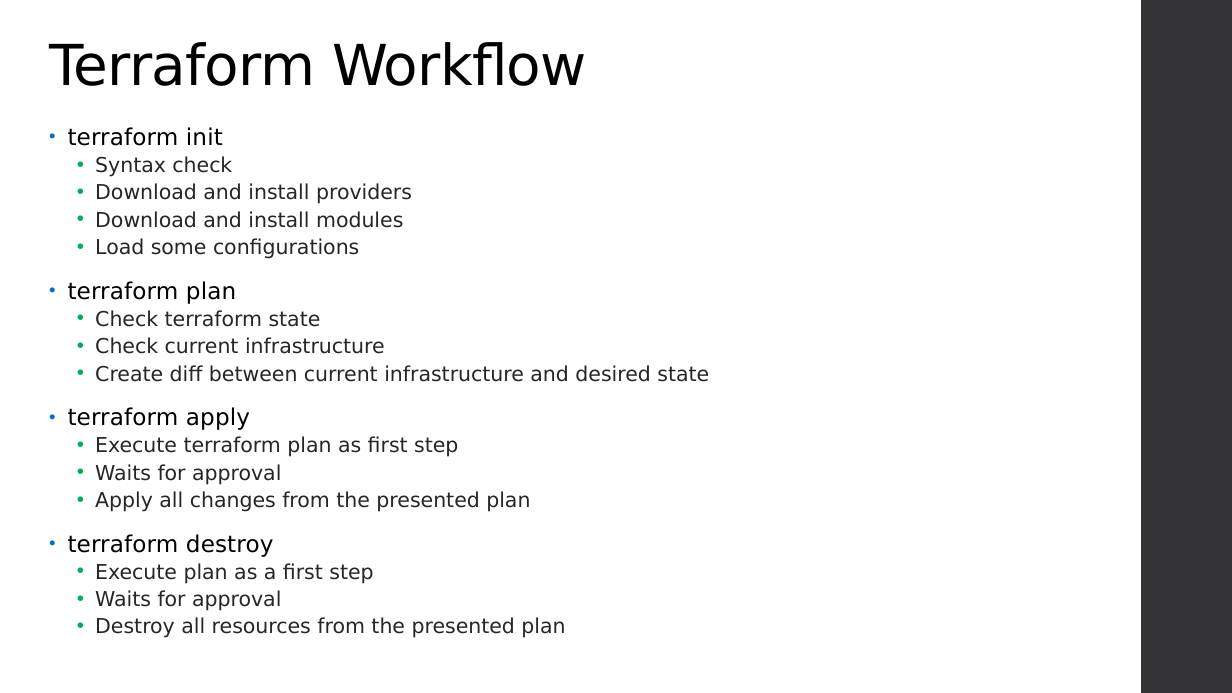
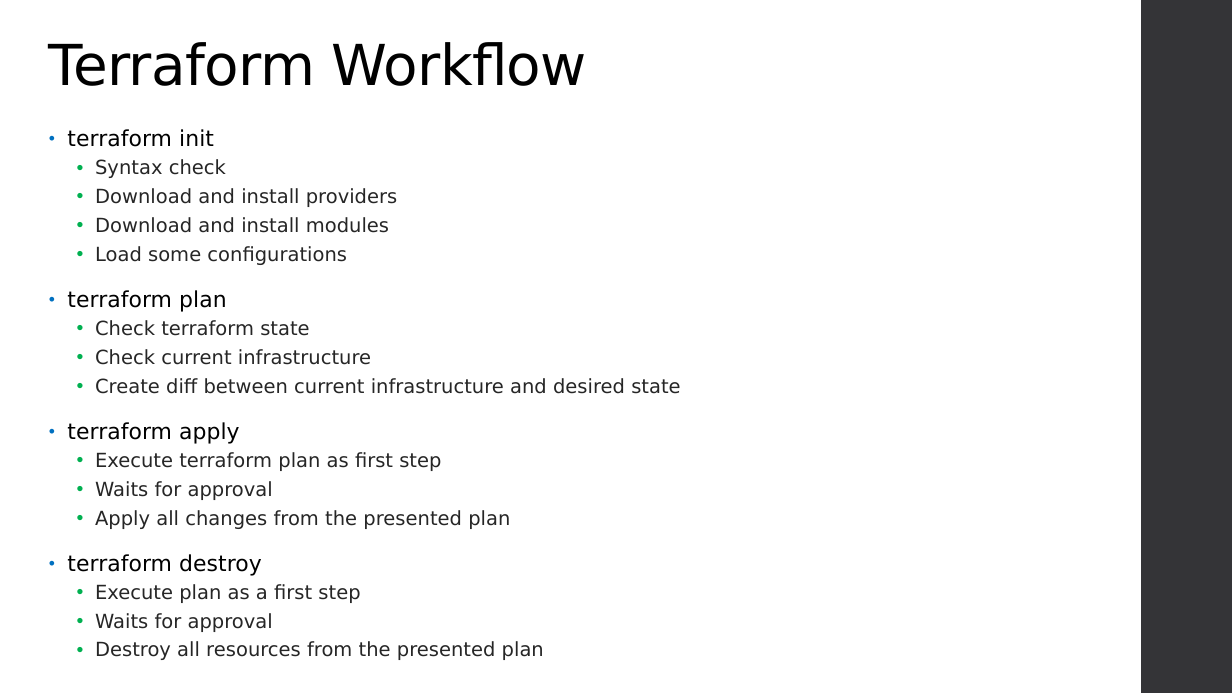
Before and after one commit to varadinov/DevSecOps, a slide deck: slide 8 of 05_infrastructure_as_code/terraform.pptx. Drawn at 1232x693 pixels with LibreOffice and Linux fonts; fonts in the diff are those of the drawing; background and template pictures are left out. Boxes give left, top, right and bottom in pixels: in the first picture for what was removed or moved away, otherwise in the second. Text is boxed around its words. In the diff, an @@ line names an element or a change of style, - is before the commit and + after.

```diff
--- a/05_infrastructure_as_code/terraform.pptx
+++ b/05_infrastructure_as_code/terraform.pptx
@@ text "terraform init" at (67,129,680,660): size 18 to 17.1 pt in "terraform init", "terraform plan", "terraform apply", "terraform destroy"; size 16 to 15.2 pt in "Syntax check", "Download and install providers", "Download and install modules", "Load some configurations" and 9 more places; line spacing 0.85 to 0.95; line spacing 0.8 to 0.9 @@
```
Also in this commit, not shown: 5 other slides changed, 14 other files.
